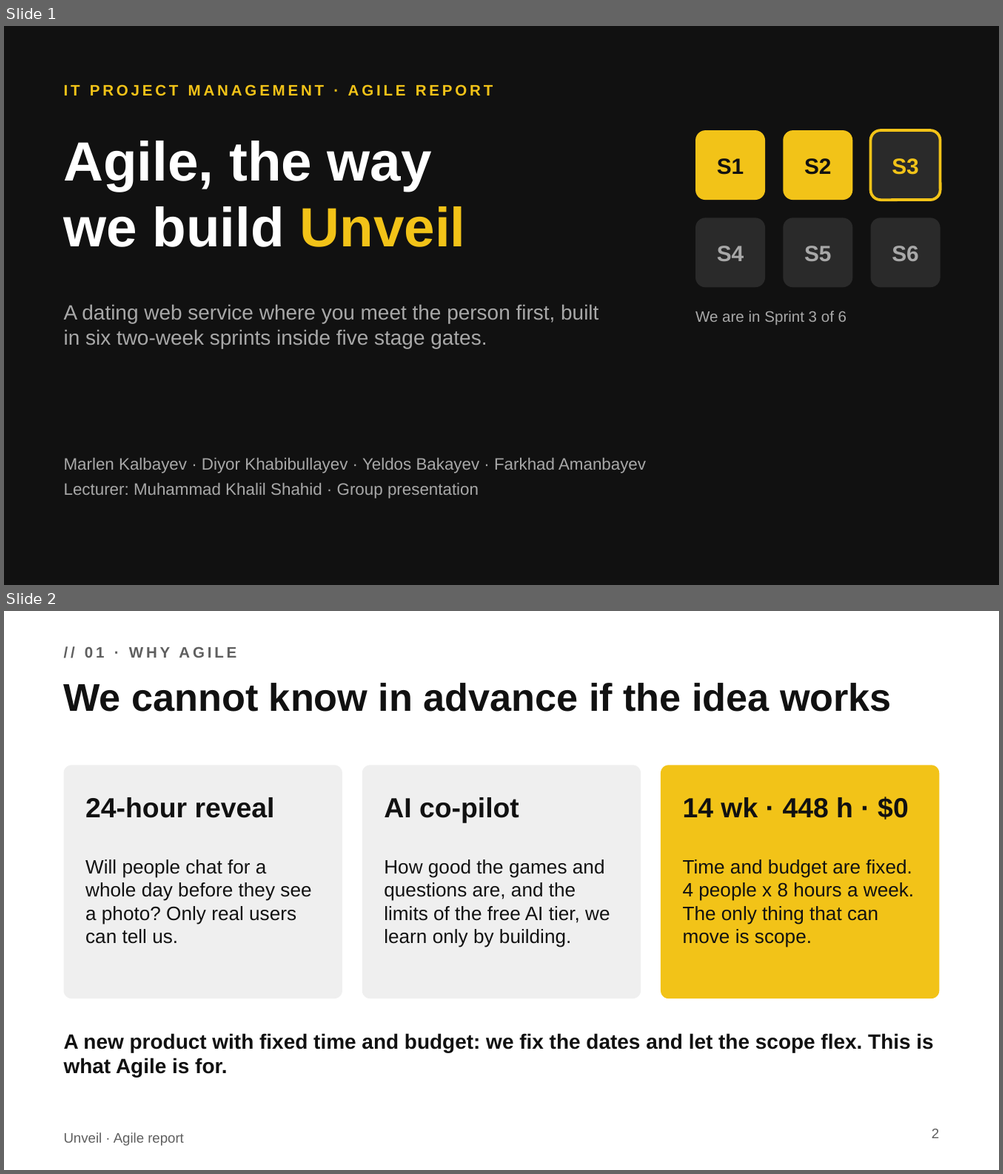
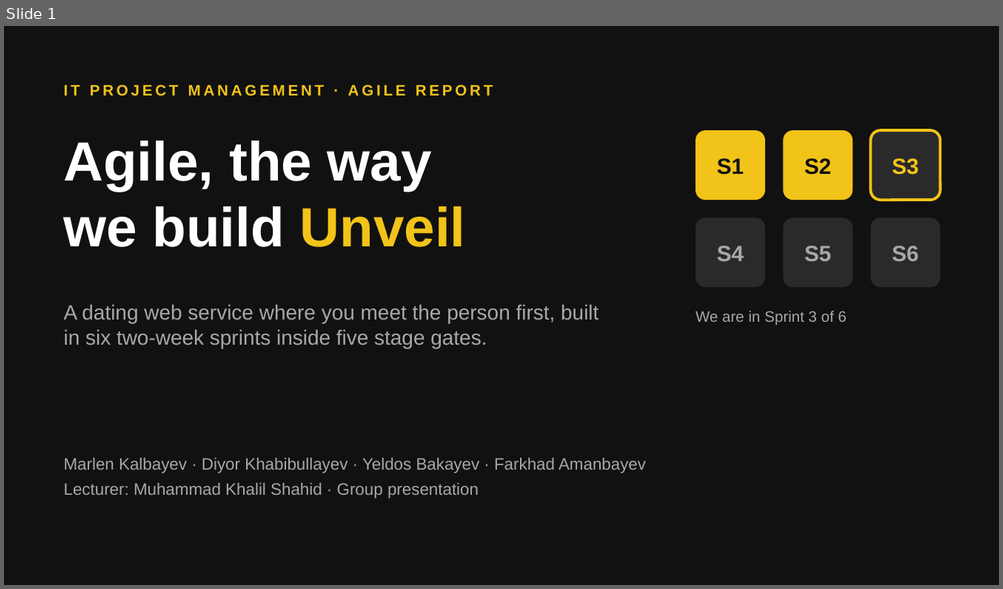
Before and after one commit to arrietta/Clodus, a slide deck: Unveil_Agile_Presentation.pptx. Shown one above the other, each under a label of ours: slides 1 and 2 before the commit, slide 1 after it. The pictures are 1003x1174 and 1003x589 pixels, drawn with LibreOffice and Linux fonts; fonts in the diff are those of the drawing. Boxes give left, top, right and bottom in pixels: in the first picture for what was removed or moved away, otherwise in the second. Text is boxed around its words. In the diff, an @@ line names an element or a change of style, - is before the commit and + after.

```diff
--- a/Unveil_Agile_Presentation.pptx
+++ b/Unveil_Agile_Presentation.pptx
@@ slide 2 removed at box(4, 611, 999, 1170), background #FFFFFF @@
@@ text removed at box(85, 647, 236, 658) @@
-// 01 · WHY AGILE
@@ title removed at box(64, 683, 891, 712) @@
-We cannot know in advance if the idea works
@@ rounded rectangle removed at box(64, 765, 342, 999) @@
@@ rounded rectangle removed at box(362, 765, 640, 999) @@
@@ rounded rectangle removed at box(660, 765, 939, 999) @@
@@ text removed at box(85, 797, 275, 818) @@
-24-hour reveal
@@ text removed at box(384, 797, 519, 823) @@
-AI co-pilot
@@ text removed at box(683, 797, 908, 820) @@
-14 wk · 448 h · $0
@@ text removed at box(85, 860, 311, 944) @@
-Will people chat for a whole day before they see a photo? Only real users can tell us.
@@ text removed at box(384, 860, 609, 948) @@
-How good the games and questions are, and the limits of the free AI tier, we learn only by building.
@@ text removed at box(683, 860, 913, 948) @@
-Time and budget are fixed. 4 people x 8 hours a week. The only thing that can move is scope.
@@ text removed at box(64, 1034, 933, 1078) @@
-A new product with fixed time and budget: we fix the dates and let the scope flex. This is what Agile is for.
@@ text removed at box(64, 1133, 184, 1146) @@
-Unveil · Agile report
@@ page number removed at box(931, 1129, 939, 1139) @@
-2
```
Also in this commit, not shown: 9 slides changed, 1 slide added, 3 other slides removed, 6 other files.
